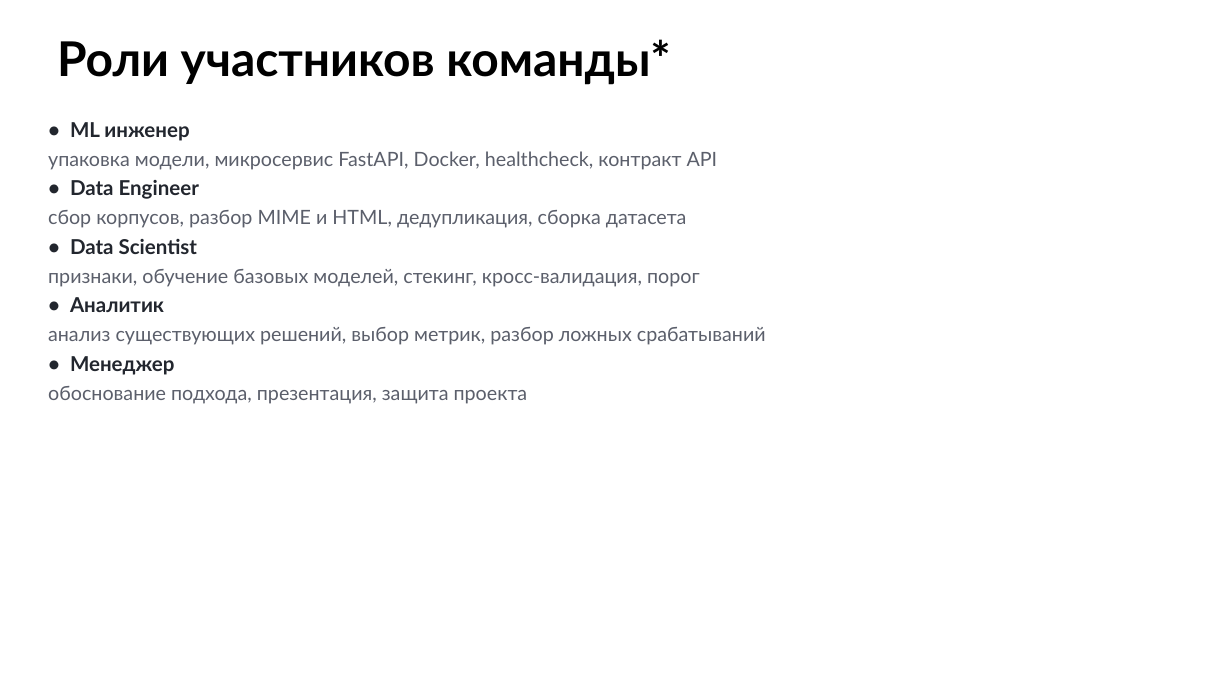
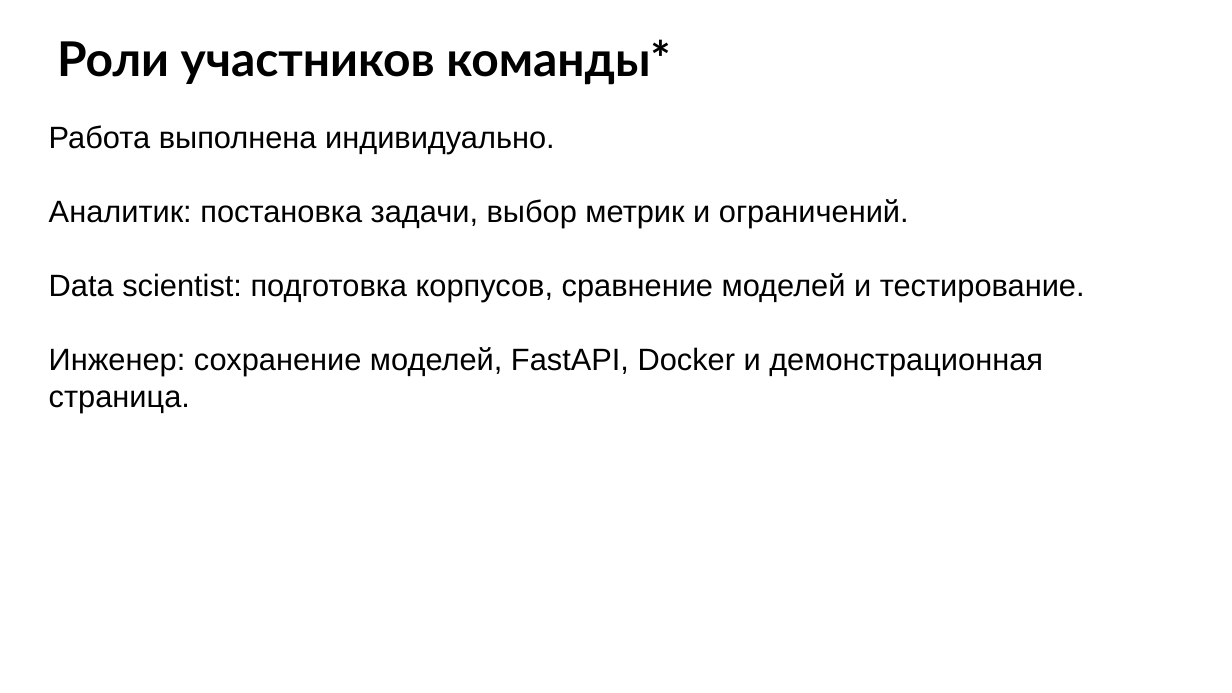
Before and after one commit to Andrey123654/antispam-ml, a slide deck: slide 4 of reports/MKB251-RazhnovAP_Итоговое_задание.pptx. Drawn at 1232x693 pixels with LibreOffice and Linux fonts; fonts in the diff are those of the drawing. Boxes give left, top, right and bottom in pixels: in the first picture for what was removed or moved away, otherwise in the second. Text is boxed around its words. In the diff, an @@ line names an element or a change of style, - is before the commit and + after.

```diff
--- a/reports/MKB251-RazhnovAP_Итоговое_задание.pptx
+++ b/reports/MKB251-RazhnovAP_Итоговое_задание.pptx
@@ text at box(49, 125, 1085, 413): text changed; size 11.5 to 18 pt; font Lato to Arial; text colour #5B5F6B to #000000 @@
-• ML инженер
-  упаковка модели, микросервис FastAPI, Docker, healthcheck, контракт API
-• Data Engineer
-  сбор корпусов, разбор MIME и HTML, дедупликация, сборка датасета
-• Data Scientist
-  признаки, обучение базовых моделей, стекинг, кросс-валидация, порог
-• Аналитик
-  анализ существующих решений, выбор метрик, разбор ложных срабатываний
-• Менеджер
-  обоснование подхода, презентация, защита проекта
+Работа выполнена индивидуально.
+Аналитик: постановка задачи, выбор метрик и ограничений.
+Data scientist: подготовка корпусов, сравнение моделей и тестирование.
+Инженер: сохранение моделей, FastAPI, Docker и демонстрационная страница.
```
Also in this commit, not shown: 3 other slides changed, 12 slides added, 12 slides removed, 1 other file.
